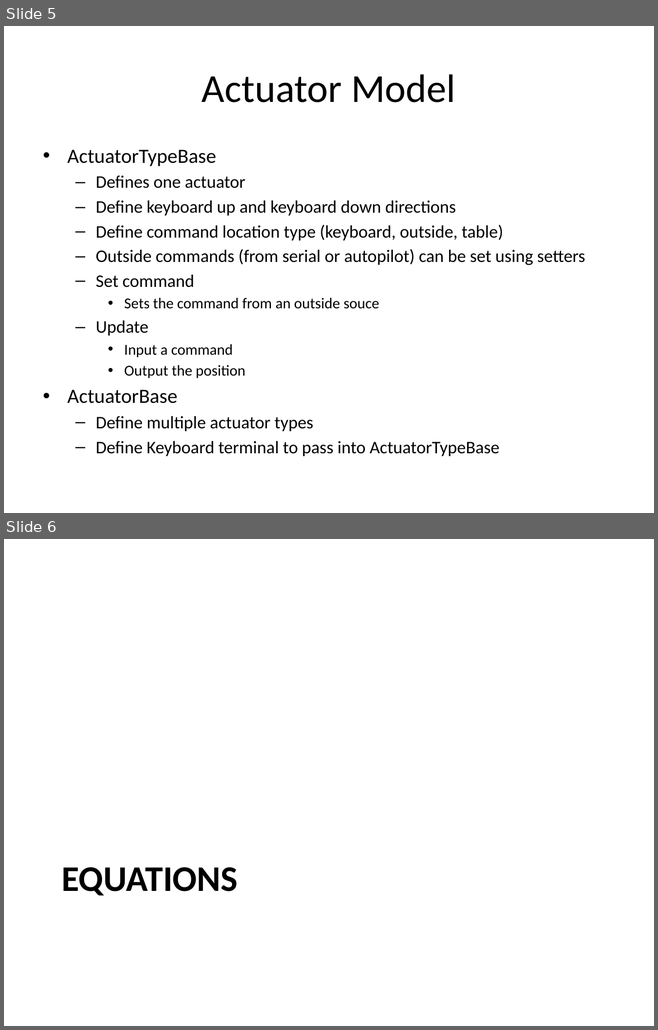
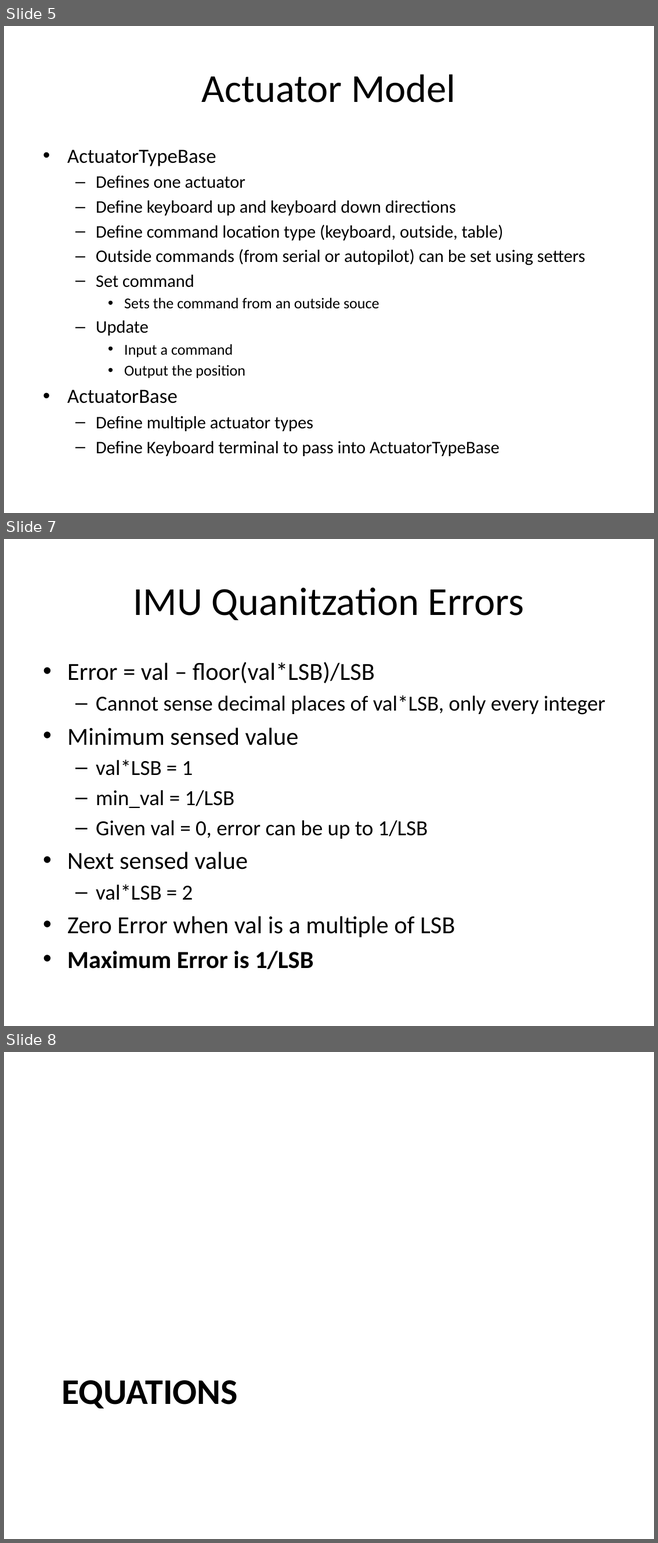
Before and after one commit to malex2/Cpp-Aircraft-Simulation, a slide deck: Simulation Outline.pptx. Shown one above the other, each under a label of ours: slides 5 and 6 before the commit, slides 5, 7 and 8 after it; the slides between them are not shown. The pictures are 658x1030 and 658x1543 pixels, drawn with LibreOffice and Linux fonts; fonts in the diff are those of the drawing. Boxes give left, top, right and bottom in pixels: in the first picture for what was removed or moved away, otherwise in the second. Text is boxed around its words. In the diff, an @@ line names an element or a change of style, - is before the commit and + after.

```diff
--- a/Simulation Outline.pptx
+++ b/Simulation Outline.pptx
@@ slide 7 added at (x1=4, y1=539, x2=654, y2=1026), background #FFFFFF @@
@@ title added at (x1=133, y1=587, x2=524, y2=620), 44 pt, text #000000 @@
+IMU Quanitzation Errors
@@ text added at (x1=67, y1=662, x2=605, y2=969), 27.2 pt, text #000000 @@
+• Error = val – floor(val*LSB)/LSB
+  – Cannot sense decimal places of val*LSB, only every integer
+• Minimum sensed value
+  – val*LSB = 1
+  – min_val = 1/LSB
+  – Given val = 0, error can be up to 1/LSB
+• Next sensed value
+  – val*LSB = 2
+• Zero Error when val is a multiple of LSB
+• Maximum Error is 1/LSB
@@ what was slide 6 is now slide 8 @@
```
Also in this commit, not shown: 8 slides changed, 21 other slides added, 1 slide removed, 34 other files.
